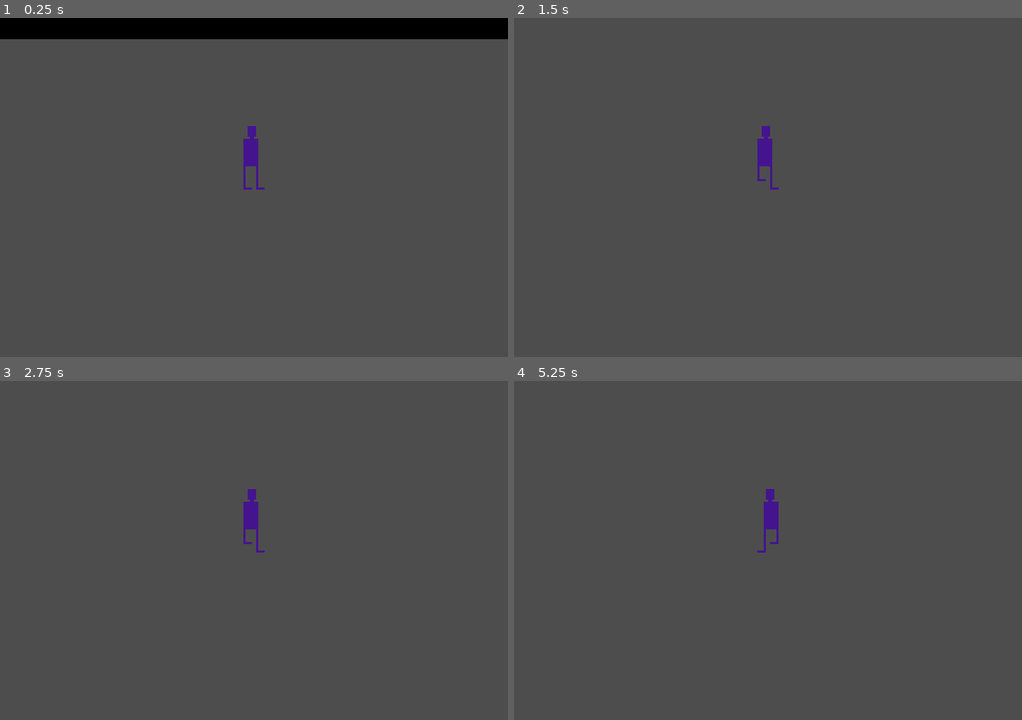
Above: before the commit, frames 1-4 (two rows, left to right).
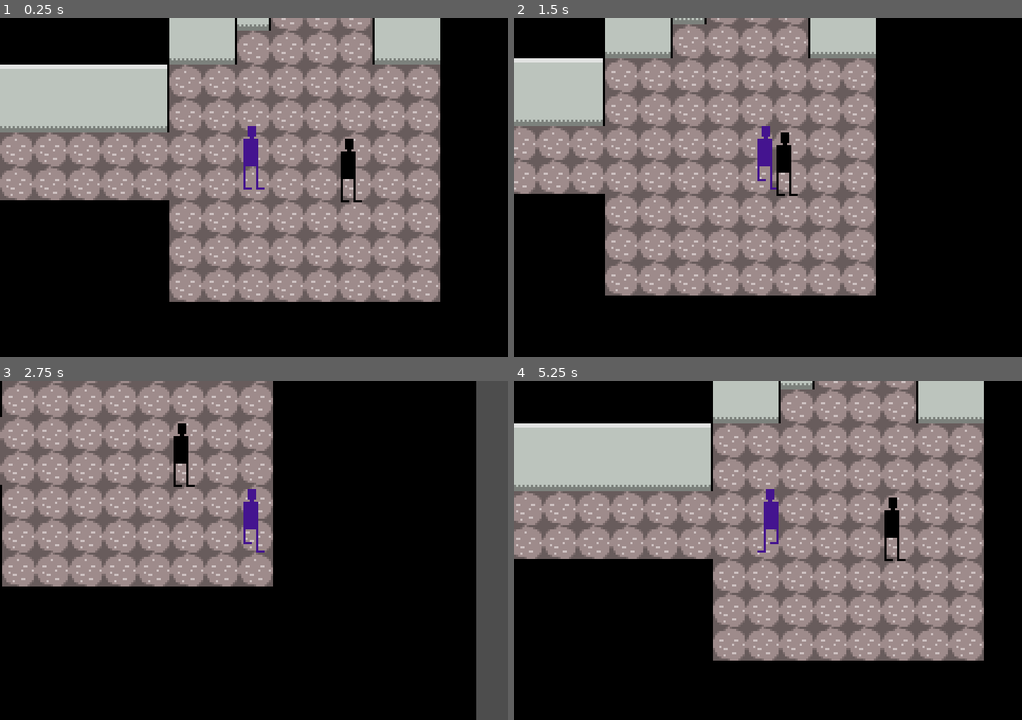
Above: after the commit, the same moments.

Repository: heroofhyla/godot-halloween-2023
Game: Godot game, scene res://room/parlor.tscn
Same seed, same stepped clock (60 frames per second), same inputs: the game is played once before the commit and once after it. This scene is started directly instead of the project's main scene.
Inputs:
- Up to frame 1 (0.25 s): no input
- Up to frame 2 (1.5 s): tap Enter (interact) at 0.5, 1.35 s; hold Right (move_right) 0.53-1.28 s; hold Enter (interact) 0.53-1.28 s; hold Down (move_down) from 1.28 s (still down)
- Up to frame 3 (2.75 s): release Down (move_down) at 2.03 s; hold Right (move_right) from 2.03 s (still down); hold Enter (interact) from 2.03 s (still down)
- Up to frame 4 (5.25 s): release Right (move_right) at 2.78 s; release Enter (interact) at 2.78 s; hold Up (move_up) 2.78-3.53 s; tap Enter (interact) at 2.85, 4.35 s; hold Enter (interact) 3.53-4.28 s; hold Left (move_left) 3.53-5.03 s; hold Down (move_down) from 5.03 s (still down); hold Enter (interact) from 5.03 s (still down)

The runs differ from the first frame. In frame 1, 97% of the frame differs, in the area x 0-100%, y 0-100%; in frame 2, 100%; in frame 3, 93%; in frame 4, 100%.

Commit message:
Start working on enemy

Diff:
--- /dev/null
+++ b/godot/animations/humanoid_animations.tscn
@@ -0,0 +1,94 @@
+[gd_scene load_steps=7 format=3 uid="uid://bk3xjqn83teab"]
+
+[sub_resource type="Animation" id="Animation_5150j"]
+length = 0.001
+tracks/0/type = "value"
+tracks/0/imported = false
+tracks/0/enabled = true
+tracks/0/path = NodePath("Sprite2D:frame")
+tracks/0/interp = 1
+tracks/0/loop_wrap = true
+tracks/0/keys = {
+"times": PackedFloat32Array(0),
+"transitions": PackedFloat32Array(1),
+"update": 1,
+"values": [0]
+}
+
+[sub_resource type="Animation" id="Animation_hgqtj"]
+resource_name = "stand_left"
+tracks/0/type = "value"
+tracks/0/imported = false
+tracks/0/enabled = true
+tracks/0/path = NodePath("Sprite2D:frame")
+tracks/0/interp = 1
+tracks/0/loop_wrap = true
+tracks/0/keys = {
+"times": PackedFloat32Array(0),
+"transitions": PackedFloat32Array(1),
+"update": 1,
+"values": [1]
+}
+
+[sub_resource type="Animation" id="Animation_nyrud"]
+resource_name = "stand_right"
+tracks/0/type = "value"
+tracks/0/imported = false
+tracks/0/enabled = true
+tracks/0/path = NodePath("Sprite2D:frame")
+tracks/0/interp = 1
+tracks/0/loop_wrap = true
+tracks/0/keys = {
+"times": PackedFloat32Array(0),
+"transitions": PackedFloat32Array(1),
+"update": 1,
+"values": [0]
+}
+
+[sub_resource type="Animation" id="Animation_eqckm"]
+resource_name = "walk_left"
+length = 0.4
+loop_mode = 1
+tracks/0/type = "value"
+tracks/0/imported = false
+tracks/0/enabled = true
+tracks/0/path = NodePath("Sprite2D:frame")
+tracks/0/interp = 1
+tracks/0/loop_wrap = true
+tracks/0/keys = {
+"times": PackedFloat32Array(0, 0.2),
+"transitions": PackedFloat32Array(1, 1),
+"update": 1,
+"values": [3, 5]
+}
+
+[sub_resource type="Animation" id="Animation_qneck"]
+resource_name = "walk_right"
+length = 0.4
+loop_mode = 1
+tracks/0/type = "value"
+tracks/0/imported = false
+tracks/0/enabled = true
+tracks/0/path = NodePath("Sprite2D:frame")
+tracks/0/interp = 1
+tracks/0/loop_wrap = true
+tracks/0/keys = {
+"times": PackedFloat32Array(0, 0.2),
+"transitions": PackedFloat32Array(1, 1),
+"update": 1,
+"values": [2, 4]
+}
+
+[sub_resource type="AnimationLibrary" id="AnimationLibrary_aij6r"]
+_data = {
+"RESET": SubResource("Animation_5150j"),
+"stand_left": SubResource("Animation_hgqtj"),
+"stand_right": SubResource("Animation_nyrud"),
+"walk_left": SubResource("Animation_eqckm"),
+"walk_right": SubResource("Animation_qneck")
+}
+
+[node name="AnimationPlayer" type="AnimationPlayer"]
+libraries = {
+"": SubResource("AnimationLibrary_aij6r")
+}
--- a/godot/enemy/enemy.tscn
+++ b/godot/enemy/enemy.tscn
@@ -1,3 +1,17 @@
-[gd_scene format=3 uid="uid://l8aqucje80iw"]
+[gd_scene load_steps=3 format=3 uid="uid://l8aqucje80iw"]
+
+[ext_resource type="PackedScene" uid="uid://bk3xjqn83teab" path="res://animations/humanoid_animations.tscn" id="1_36i0c"]
+[ext_resource type="Texture2D" uid="uid://cn48wijueg8ov" path="res://enemy/enemy.png" id="2_xjsgg"]
 
 [node name="Enemy" type="CharacterBody2D"]
+
+[node name="AnimationPlayer" parent="." instance=ExtResource("1_36i0c")]
+
+[node name="Sprite2D" type="Sprite2D" parent="."]
+position = Vector2(0, -14)
+texture = ExtResource("2_xjsgg")
+hframes = 2
+vframes = 3
+
+[node name="CollisionPolygon2D" type="CollisionPolygon2D" parent="."]
+polygon = PackedVector2Array(0, 6, -6, 0, 0, -6, 6, 0)
--- a/godot/player/player.gd
+++ b/godot/player/player.gd
@@ -22,9 +22,9 @@
 
 func stop_walking():
 	if facing == FACE_RIGHT:
-		$AnimationPlayer.play("stand_right")
+		$HumanoidAnimations.play("stand_right")
 	else:
-		$AnimationPlayer.play("stand_left")
+		$HumanoidAnimations.play("stand_left")
 
 func _on_Cutscene_cutscene_started():
 	stop_walking()
@@ -83,14 +83,14 @@
 
 	if input_vector:
 		if facing == FACE_RIGHT:
-			$AnimationPlayer.play("walk_right")
+			$HumanoidAnimations.play("walk_right")
 		else:
-			$AnimationPlayer.play("walk_left")
+			$HumanoidAnimations.play("walk_left")
 		input_vector = input_vector.normalized()
 		velocity = input_vector * SPEED
 		move_and_slide()
 	else:
 		if facing == FACE_RIGHT:
-			$AnimationPlayer.play("stand_right")
+			$HumanoidAnimations.play("stand_right")
 		else:
-			$AnimationPlayer.play("stand_left")
+			$HumanoidAnimations.play("stand_left")
--- a/godot/player/player.tscn
+++ b/godot/player/player.tscn
@@ -1,98 +1,11 @@
-[gd_scene load_steps=10 format=3 uid="uid://cl2a58cjibrcp"]
+[gd_scene load_steps=5 format=3 uid="uid://cl2a58cjibrcp"]
 
 [ext_resource type="Script" path="res://player/player.gd" id="1_q3vtt"]
 [ext_resource type="Texture2D" uid="uid://bnrcvwvhuqr3x" path="res://player/player.png" id="2_k8gp3"]
+[ext_resource type="PackedScene" uid="uid://bk3xjqn83teab" path="res://animations/humanoid_animations.tscn" id="3_urbct"]
 
 [sub_resource type="CircleShape2D" id="CircleShape2D_3js8c"]
 radius = 5.0
-
-[sub_resource type="Animation" id="Animation_nyrud"]
-resource_name = "stand_right"
-tracks/0/type = "value"
-tracks/0/imported = false
-tracks/0/enabled = true
-tracks/0/path = NodePath("Sprite2D:frame")
-tracks/0/interp = 1
-tracks/0/loop_wrap = true
-tracks/0/keys = {
-"times": PackedFloat32Array(0),
-"transitions": PackedFloat32Array(1),
-"update": 1,
-"values": [0]
-}
-
-[sub_resource type="Animation" id="Animation_5150j"]
-length = 0.001
-tracks/0/type = "value"
-tracks/0/imported = false
-tracks/0/enabled = true
-tracks/0/path = NodePath("Sprite2D:frame")
-tracks/0/interp = 1
-tracks/0/loop_wrap = true
-tracks/0/keys = {
-"times": PackedFloat32Array(0),
-"transitions": PackedFloat32Array(1),
-"update": 1,
-"values": [0]
-}
-
-[sub_resource type="Animation" id="Animation_hgqtj"]
-resource_name = "stand_left"
-tracks/0/type = "value"
-tracks/0/imported = false
-tracks/0/enabled = true
-tracks/0/path = NodePath("Sprite2D:frame")
-tracks/0/interp = 1
-tracks/0/loop_wrap = true
-tracks/0/keys = {
-"times": PackedFloat32Array(0),
-"transitions": PackedFloat32Array(1),
-"update": 1,
-"values": [1]
-}
-
-[sub_resource type="Animation" id="Animation_qneck"]
-resource_name = "walk_right"
-length = 0.4
-loop_mode = 1
-tracks/0/type = "value"
-tracks/0/imported = false
-tracks/0/enabled = true
-tracks/0/path = NodePath("Sprite2D:frame")
-tracks/0/interp = 1
-tracks/0/loop_wrap = true
-tracks/0/keys = {
-"times": PackedFloat32Array(0, 0.2),
-"transitions": PackedFloat32Array(1, 1),
-"update": 1,
-"values": [2, 4]
-}
-
-[sub_resource type="Animation" id="Animation_eqckm"]
-resource_name = "walk_left"
-length = 0.4
-loop_mode = 1
-tracks/0/type = "value"
-tracks/0/imported = false
-tracks/0/enabled = true
-tracks/0/path = NodePath("Sprite2D:frame")
-tracks/0/interp = 1
-tracks/0/loop_wrap = true
-tracks/0/keys = {
-"times": PackedFloat32Array(0, 0.2),
-"transitions": PackedFloat32Array(1, 1),
-"update": 1,
-"values": [3, 5]
-}
-
-[sub_resource type="AnimationLibrary" id="AnimationLibrary_aij6r"]
-_data = {
-"RESET": SubResource("Animation_5150j"),
-"stand_left": SubResource("Animation_hgqtj"),
-"stand_right": SubResource("Animation_nyrud"),
-"walk_left": SubResource("Animation_eqckm"),
-"walk_right": SubResource("Animation_qneck")
-}
 
 [node name="Player" type="CharacterBody2D"]
 motion_mode = 1
@@ -113,7 +26,4 @@
 [node name="CollisionShape2D" type="CollisionShape2D" parent="InteractableDetector"]
 shape = SubResource("CircleShape2D_3js8c")
 
-[node name="AnimationPlayer" type="AnimationPlayer" parent="."]
-libraries = {
-"": SubResource("AnimationLibrary_aij6r")
-}
+[node name="HumanoidAnimations" parent="." instance=ExtResource("3_urbct")]
--- a/godot/room/parlor.tscn
+++ b/godot/room/parlor.tscn
@@ -21,7 +21,7 @@
 layer_1/tile_data = PackedInt32Array(655360, 2, 0, 655361, 2, 0, 655362, 2, 0, 655363, 2, 0, 655364, 2, 0, 655365, 2, 0 …(356 unchanged characters)…
 
 [node name="Player" parent="." index="1"]
-position = Vector2(201, 310)
+position = Vector2(168, 122)
 
 [node name="WestEntrance" type="Marker2D" parent="TeleportTargets" index="0"]
 position = Vector2(22, 119)
--- a/godot/room/room.tscn
+++ b/godot/room/room.tscn
@@ -5,6 +5,7 @@
 [ext_resource type="PackedScene" uid="uid://cl2a58cjibrcp" path="res://player/player.tscn" id="2_faqff"]
 
 [node name="Room" type="Node2D"]
+y_sort_enabled = true
 script = ExtResource("1_uxdmp")
 
 [node name="TileMap" type="TileMap" parent="."]
Not shown: 1 places in godot/room/parlor.tscn that only renumber resources
